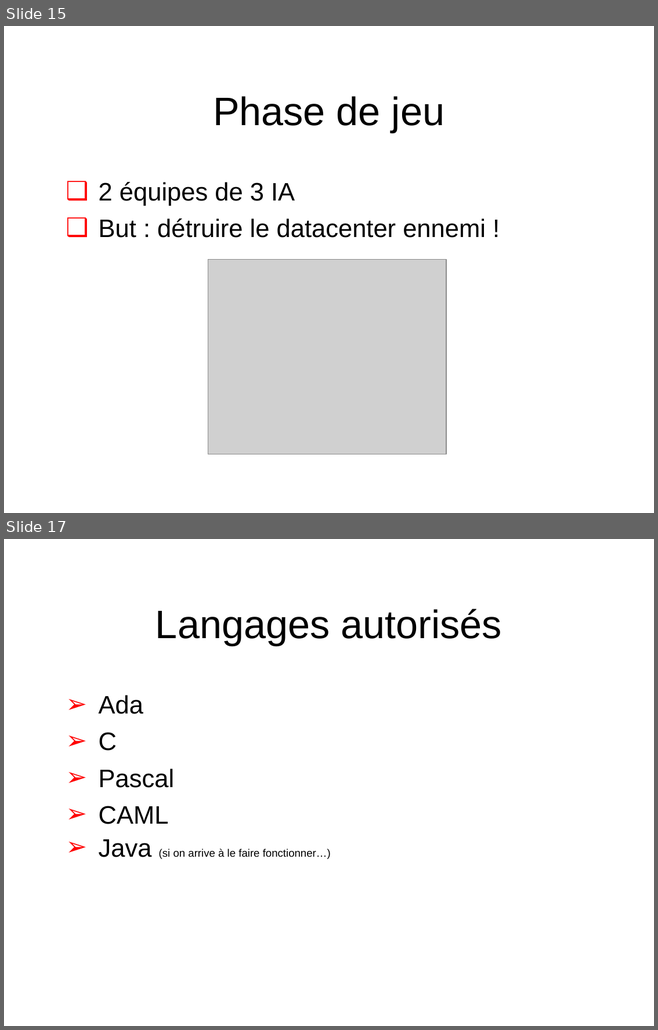
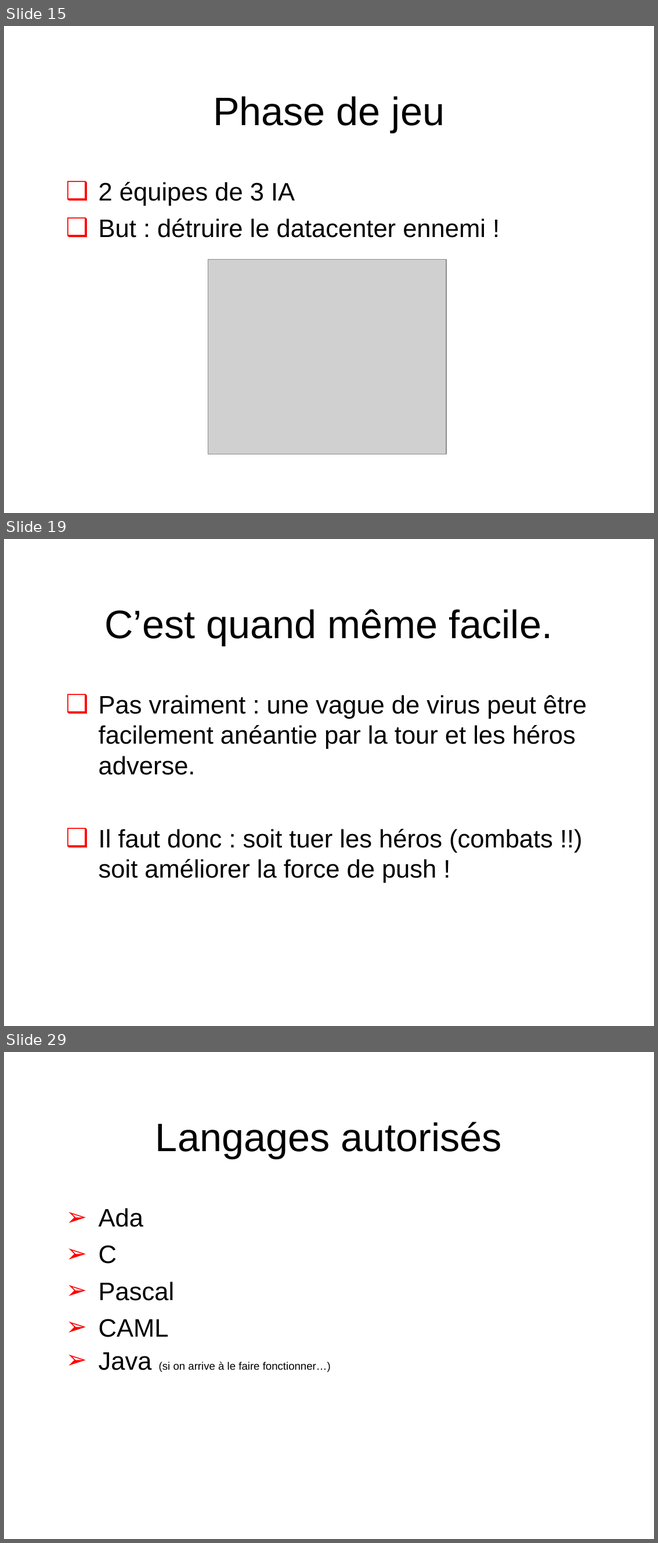
Before and after one commit to Scriptopathe/codinsa2015, a slide deck: Doc/Cod-INSA_Finale.ppt. Shown one above the other, each under a label of ours: slides 15 and 17 before the commit, slides 15, 19 and 29 after it; the slides between them are not shown. The pictures are 658x1030 and 658x1543 pixels, drawn with LibreOffice and Linux fonts; fonts in the diff are those of the drawing; grey boxes stand for pictures; background and template pictures are left out. Boxes give left, top, right and bottom in pixels: in the first picture for what was removed or moved away, otherwise in the second. Text is boxed around its words. In the diff, an @@ line names an element or a change of style, - is before the commit and + after.

```diff
--- a/Doc/Cod-INSA_Finale.ppt
+++ b/Doc/Cod-INSA_Finale.ppt
@@ slide 19 added at box(4, 539, 654, 1026), background #FFFFFF; not listed: 1 template element that a slide beside it also shows @@
@@ title added at box(105, 609, 553, 646), 44 pt, text #000000 @@
+C’est quand même facile.
@@ text added at box(99, 695, 586, 883), 28 pt, text #000000 @@
+  ❑ Pas vraiment : une vague de virus peut être facilement anéantie par la tour et les héros adverse.
+  ❑ Il faut donc : soit tuer les héros (combats !!) soit améliorer la force de push !
@@ what was slide 17 is now slide 29 @@
```
Also in this commit, not shown: 1 slide changed, 11 other slides added, 26 other files.
